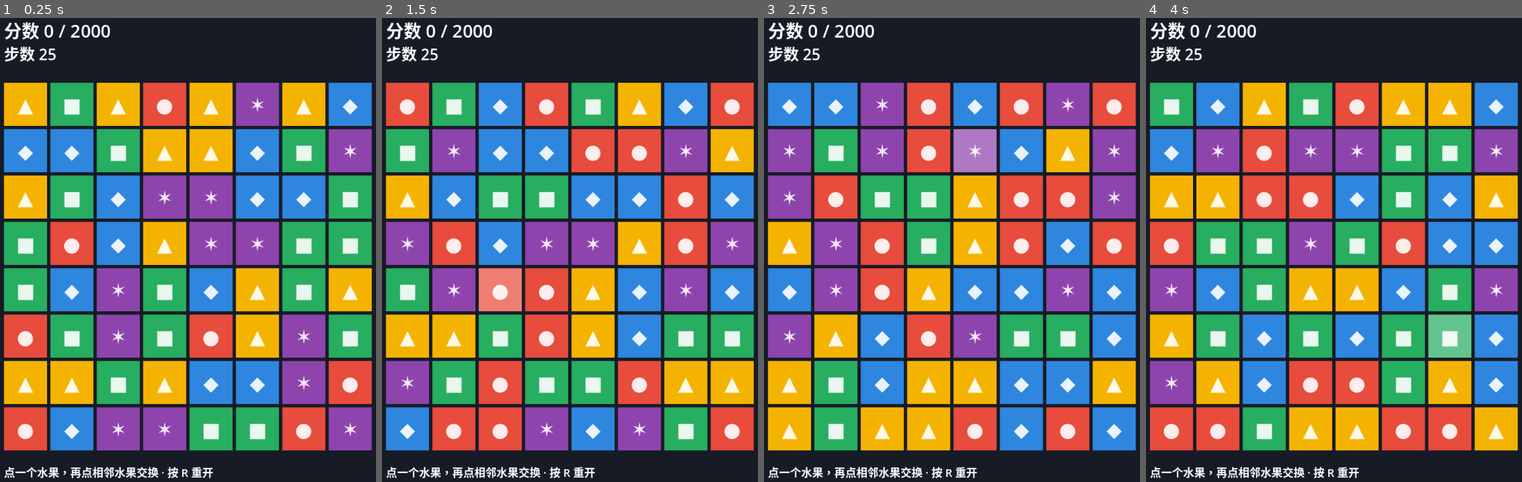
Above: before the commit, frames 1-4 (left to right).
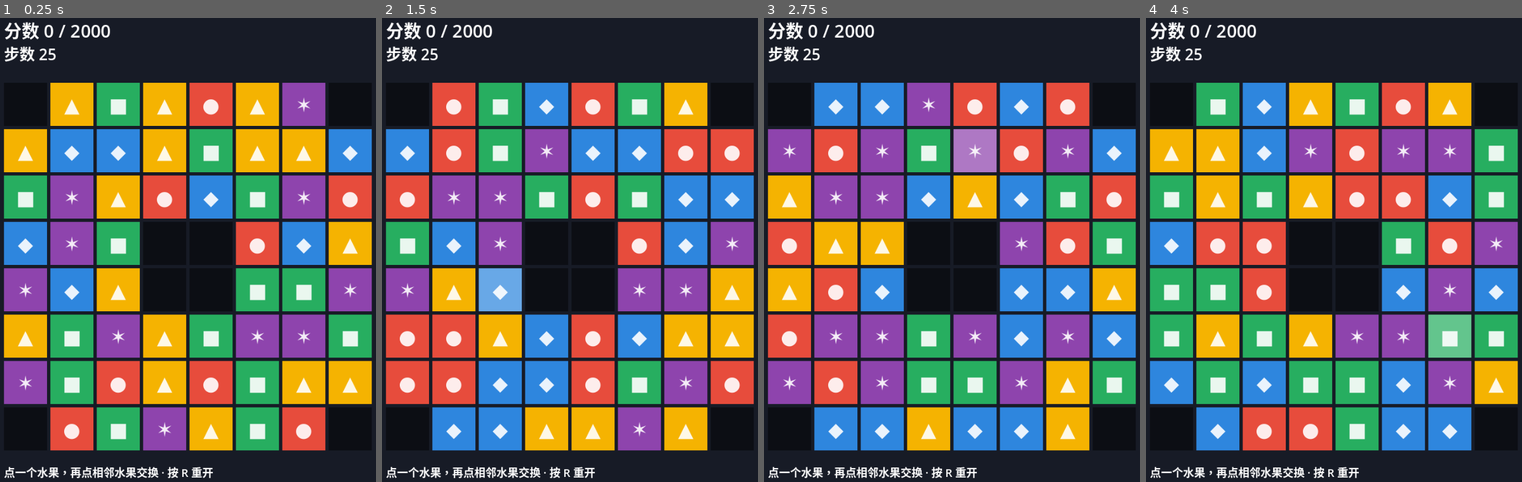
Above: after the commit, the same moments.

Repository: kumaloha/Polaris
Game: Godot game, scene res://main.tscn
Two runs of this game, one before a commit and one after it. Both use one fixed random seed, a clock stepped at 60 frames per second and the inputs below.
Inputs (mouse positions are in pixels of both pictures, inside the frame that each line leads up to):
- Up to frame 1 (0.25 s): no input
- Up to frame 2 (1.5 s): tap Enter at 0.5 s; move the mouse to (652, 222) at 0.52 s; tap R at 0.6, 1.35 s; click (652, 222) at 0.67 s; tap Space at 1.25 s; move the mouse to (483, 273) at 1.27 s; click (483, 273) at 1.42 s
- Up to frame 3 (2.75 s): tap Enter at 2 s; move the mouse to (985, 138) at 2.02 s; tap R at 2.1 s; click (985, 138) at 2.17 s
- Up to frame 4 (4 s): tap Space at 2.75 s; move the mouse to (1307, 352) at 2.77 s; tap R at 2.85, 3.6 s; click (1307, 352) at 2.92 s; tap Enter at 3.5 s; move the mouse to (1446, 324) at 3.52 s; click (1446, 324) at 3.67 s

The runs differ from the first frame. In frame 1, 54% of the frame differs, in the area x 1-99%, y 13-94%; in frame 2, 60%; in frame 3, 57%; in frame 4, 59%.

Commit message:
feat(core): A① 战场切割/异形棋盘 (WALL)，C++/Godot 两端镜像
- find_matches 不跨墙、不把墙连成串
- apply_gravity 按墙把列切成独立段，各段内分别下落（墙不动）
- is_legal_swap 守卫：墙/空不可参与交换（墙不可动）
- make_board(wall_mask) 生成异形棋盘（避免开局消除 + 保证有合法移动）
- Godot 原型渲染墙=暗格、输入跳过墙；demo 切4角+中心2x2柱
- C++ 77 测试 / GDScript 48 测试 全绿；规则逐行一致

Co-Authored-By: Claude Opus 4.8 <noreply@anthropic.com>

Diff:
--- a/godot/core/board.gd
+++ b/godot/core/board.gd
@@ -13,21 +13,23 @@
 
 var grid: Array
 var fx: Array = []   # 特效层（与 grid 同维），SP_NONE=普通
+var wall_mask: Array = []  # 异形棋盘掩码（可选）
 var score: int
 var moves_left: int
 
-func _init(w: int, h: int, species_set: Array, target: int, moves: int, seed_val: int) -> void:
+func _init(w: int, h: int, species_set: Array, target: int, moves: int, seed_val: int, mask: Array = []) -> void:
 	width = w
 	height = h
 	species = species_set
 	target_score = target
 	move_limit = moves
+	wall_mask = mask
 	rng = RandomNumberGenerator.new()
 	rng.seed = seed_val
 	start()
 
 func start() -> void:
-	grid = ME.make_board(width, height, species, rng)
+	grid = ME.make_board(width, height, species, rng, wall_mask)
 	fx = _blank_fx()
 	score = 0
 	moves_left = move_limit
--- a/godot/core/match_engine.gd
+++ b/godot/core/match_engine.gd
@@ -3,6 +3,7 @@
 # grid 约定：grid[y][x] = species(int >= 0) 或 EMPTY。坐标用 Vector2i(x, y)。
 
 const EMPTY := -1
+const WALL := -2  # 战场切割/异形棋盘：不可消、不可动、不补充；分隔区域
 
 # 特效类型（fx 层；SP_NONE = 普通棋子）
 const SP_NONE := 0
@@ -18,13 +19,13 @@
 		return []
 	var w: int = grid[0].size()
 	var matched := {}  # Vector2i -> true（当作 set 去重）
-	# 横向扫描
+	# 横向扫描（EMPTY 和 WALL 都不参与，墙也不能连成串）
 	for y in h:
 		var run_start := 0
 		for x in range(1, w + 1):
-			var same: bool = x < w and grid[y][x] != EMPTY and grid[y][x] == grid[y][run_start]
+			var same: bool = x < w and grid[y][x] != EMPTY and grid[y][x] != WALL and grid[y][x] == grid[y][run_start]
 			if not same:
-				if x - run_start >= 3 and grid[y][run_start] != EMPTY:
+				if x - run_start >= 3 and grid[y][run_start] != EMPTY and grid[y][run_start] != WALL:
 					for k in range(run_start, x):
 						matched[Vector2i(k, y)] = true
 				run_start = x
@@ -32,9 +33,9 @@
 	for x in w:
 		var run_start := 0
 		for y in range(1, h + 1):
-			var same: bool = y < h and grid[y][x] != EMPTY and grid[y][x] == grid[run_start][x]
+			var same: bool = y < h and grid[y][x] != EMPTY and grid[y][x] != WALL and grid[y][x] == grid[run_start][x]
 			if not same:
-				if y - run_start >= 3 and grid[run_start][x] != EMPTY:
+				if y - run_start >= 3 and grid[run_start][x] != EMPTY and grid[run_start][x] != WALL:
 					for k in range(run_start, y):
 						matched[Vector2i(x, k)] = true
 				run_start = y
@@ -50,23 +51,29 @@
 	var w: int = grid[0].size()
 	var has_fx := not fx.is_empty()
 	for x in w:
-		var stack := []     # 该列非空 species，按 top->bottom 顺序
-		var fx_stack := []  # 对应特效
-		for y in h:
-			if grid[y][x] != EMPTY:
-				stack.append(grid[y][x])
-				if has_fx:
-					fx_stack.append(fx[y][x])
-		var empties := h - stack.size()
-		for y in h:
-			if y < empties:
-				grid[y][x] = EMPTY
-				if has_fx:
-					fx[y][x] = SP_NONE
-			else:
-				grid[y][x] = stack[y - empties]
-				if has_fx:
-					fx[y][x] = fx_stack[y - empties]
+		# 墙把列切成独立段，各段内分别下落
+		var seg_start := 0
+		for y in range(h + 1):
+			if y == h or grid[y][x] == WALL:
+				var stack := []     # 段内非空 species（段内无墙）
+				var fx_stack := []
+				for k in range(seg_start, y):
+					if grid[k][x] != EMPTY:
+						stack.append(grid[k][x])
+						if has_fx:
+							fx_stack.append(fx[k][x])
+				var empties := (y - seg_start) - stack.size()
+				for k in range(seg_start, y):
+					var idx := k - seg_start
+					if idx < empties:
+						grid[k][x] = EMPTY
+						if has_fx:
+							fx[k][x] = SP_NONE
+					else:
+						grid[k][x] = stack[idx - empties]
+						if has_fx:
+							fx[k][x] = fx_stack[idx - empties]
+				seg_start = y + 1
 
 
 # 随机补充：把所有 EMPTY 填成 species_set 里的随机 species（用注入的 rng → 可复现）。
@@ -171,6 +178,10 @@
 static func is_legal_swap(grid: Array, a: Vector2i, b: Vector2i) -> bool:
 	if abs(a.x - b.x) + abs(a.y - b.y) != 1:
 		return false  # 必须正交相邻
+	var va = grid[a.y][a.x]
+	var vb = grid[b.y][b.x]
+	if va == WALL or vb == WALL or va == EMPTY or vb == EMPTY:
+		return false  # 墙/空格不可参与交换（墙不可动）
 	_swap_cells(grid, a, b)
 	var found := not find_matches(grid).is_empty()
 	_swap_cells(grid, a, b)  # 还原
@@ -199,13 +210,17 @@
 
 
 # 构造初始盘：逐格随机但避免凑成 3 连（开局无现成消除），并保证至少有一个合法移动。
-static func make_board(w: int, h: int, species: Array, rng: RandomNumberGenerator) -> Array:
+static func make_board(w: int, h: int, species: Array, rng: RandomNumberGenerator, wall_mask: Array = []) -> Array:
+	var has_mask := not wall_mask.is_empty()
 	var grid := []
 	for _attempt in 50:
 		grid = []
 		for y in h:
 			var row := []
 			for x in w:
+				if has_mask and wall_mask[y][x]:
+					row.append(WALL)
+					continue
 				var choices: Array = species.duplicate()
 				# 避免横向三连：左边两格已同色，则排除该色
 				if x >= 2 and row[x - 1] == row[x - 2]:
--- a/godot/tests/test_match_engine.gd
+++ b/godot/tests/test_match_engine.gd
@@ -14,6 +14,49 @@
 	assert_true(matched.has(Vector2i(0, 0)), "missing (0,0)")
 	assert_true(matched.has(Vector2i(1, 0)), "missing (1,0)")
 	assert_true(matched.has(Vector2i(2, 0)), "missing (2,0)")
+
+func test_find_matches_ignores_walls() -> void:
+	var W := ME.WALL
+	var grid := [
+		[W, W, W, 0],
+		[1, 2, 3, 0],
+		[1, 2, 3, 0],
+	]
+	var m: Array = ME.find_matches(grid)
+	assert_eq(m.size(), 3, "only the real match; walls never match")
+	for p in m:
+		assert_true(grid[p.y][p.x] != W, "no wall cell in matches")
+
+func test_gravity_respects_wall_segments() -> void:
+	var E := ME.EMPTY
+	var W := ME.WALL
+	var grid := [[1], [E], [W], [E], [2]]
+	ME.apply_gravity(grid)
+	assert_eq(grid, [[E], [1], [W], [E], [2]], "tiles fall within wall-bounded segments")
+
+func test_swap_wall_is_illegal() -> void:
+	var W := ME.WALL
+	var grid := [[0, 0, W], [1, 2, 0], [3, 4, 5]]
+	assert_false(ME.is_legal_swap(grid, Vector2i(2, 0), Vector2i(2, 1)), "moving a WALL is illegal even if tiles would match")
+
+func test_make_board_with_wall_mask() -> void:
+	var W := ME.WALL
+	var mask := []
+	for y in 6:
+		var row := []
+		for x in 6:
+			row.append(false)
+		mask.append(row)
+	mask[0][0] = true
+	mask[2][3] = true
+	mask[5][5] = true
+	var rng := RandomNumberGenerator.new(); rng.seed = 7
+	var g := ME.make_board(6, 6, [0, 1, 2, 3, 4], rng, mask)
+	assert_eq(g[0][0], W, "wall at (0,0)")
+	assert_eq(g[2][3], W, "wall at masked (3,2)")
+	assert_eq(g[5][5], W, "wall at (5,5)")
+	assert_true(ME.find_matches(g).is_empty(), "no initial match on irregular board")
+	assert_true(ME.has_legal_move(g), "irregular board still has a legal move")
 
 func test_gravity_pulls_tiles_down() -> void:
 	var E := ME.EMPTY
--- a/godot/view/game.gd
+++ b/godot/view/game.gd
@@ -42,10 +42,23 @@
 
 
 func _new_game() -> void:
-	board = Board.new(W, H, SPECIES, TARGET, MOVES, cur_seed)
+	board = Board.new(W, H, SPECIES, TARGET, MOVES, cur_seed, _demo_wall_mask())
 	selected = Vector2i(-1, -1)
 	input_locked = false
 	_render()
+
+# 演示用异形棋盘：切 4 角 + 中心 2x2 柱
+func _demo_wall_mask() -> Array:
+	var m := []
+	for y in H:
+		var row := []
+		for x in W:
+			row.append(false)
+		m.append(row)
+	for c in [Vector2i(0, 0), Vector2i(W - 1, 0), Vector2i(0, H - 1), Vector2i(W - 1, H - 1),
+			Vector2i(3, 3), Vector2i(4, 3), Vector2i(3, 4), Vector2i(4, 4)]:
+		m[c.y][c.x] = true
+	return m
 
 
 func _build_hud() -> void:
@@ -118,18 +131,22 @@
 			var p := _cell_pos(x, y)
 			var rect: ColorRect = tiles[y][x]
 			rect.position = p
-			if sp < 0:
-				rect.color = Color(0, 0, 0, 0)
+			if sp == ME.WALL:
+				rect.color = Color("0c0e14")    # 墙=暗格（异形棋盘）
+			elif sp < 0:
+				rect.color = Color(0, 0, 0, 0)  # EMPTY 透明
 			elif f != ME.SP_NONE:
 				rect.color = COLORS[sp].lightened(0.28)  # 特效格提亮
 			else:
 				rect.color = COLORS[sp]
 			var lab: Label = labels[y][x]
 			lab.position = p
-			if f != ME.SP_NONE:
+			if sp == ME.WALL or sp < 0:
+				lab.text = ""
+			elif f != ME.SP_NONE:
 				lab.text = FX_GLYPH[f]      # 特效格显示特效标记
 			else:
-				lab.text = SYMBOLS[sp] if sp >= 0 else ""
+				lab.text = SYMBOLS[sp]
 	score_label.text = "分数 %d / %d" % [board.score, TARGET]
 	moves_label.text = "步数 %d" % board.moves_left
 	if board.is_won():
@@ -160,6 +177,8 @@
 	var cell := _cell_from(pos)
 	if cell.x < 0:
 		return
+	if board.grid[cell.y][cell.x] == ME.WALL:
+		return  # 墙不可选
 	if selected.x < 0:
 		selected = cell
 		_render()
Not shown, changed: engine/include/match_engine.hpp
Not shown, changed: engine/tests/test_match_engine.cpp
